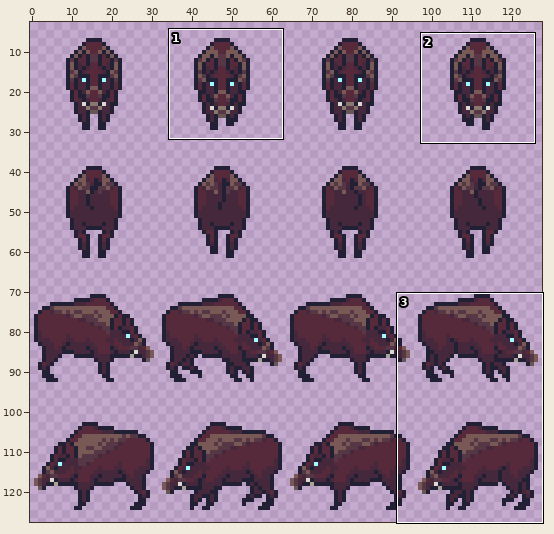
File history of a sprite sheet, Resources/Textures/_Impstation/Mobs/Animals/boar.rsi/boar_moving.png. The picture above shows the old version from afar; the outline marks the close-up.
Close-up. Before the commit:
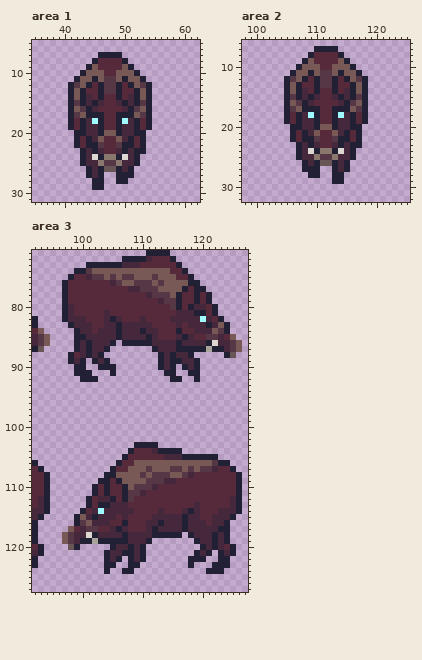
The file is 128x128 pixels. Shown: area 1: x 35..62, y 5..31; area 2: x 98..125, y 6..32; area 3: x 92..127, y 71..127. The wide view leaves out empty margins. The commit also changed other parts of the picture, which this record leaves out.
And afterwards:
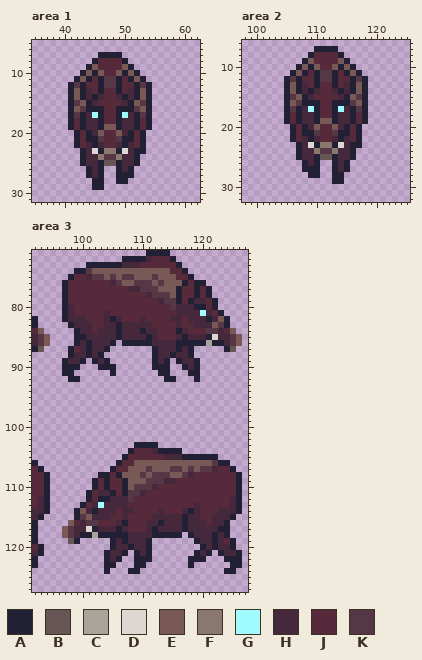
Palette (. is transparent): A #222034  B #685656  C #a9a39a  D #dcd7d0  E #795956  F #8a776e  G #9ffbff  H #45283c  J #56293b  K #563745
The edit:
Area 1:
y 10: x 45 E -> A; x 50 E -> A
y 11: x 44..46 EAE -> AJA; x 49..51 EAE -> AJA
y 12: x 43..44 EA -> AJ; x 51..52 AE -> JA
y 13: x 44 J -> H; x 47..48 KK -> JJ; x 51 J -> H
y 14: x 45..46 JA -> AH; x 49..50 AJ -> HA
y 15: x 43..46 AHAH -> EAHJ; x 49..52 HAHA -> JHAE
y 16: x 45..46 HJ -> AA; x 49..50 JH -> AA
y 17: x 43..45 EAA -> AHG; x 50..52 AAE -> GHA
y 18: x 45 G -> H; x 50 G -> H
y 19: x 47..48 JJ -> EE
y 20: x 43..44 AH -> JA; x 46..49 AEEA -> EJJE; x 51..52 HA -> AJ
y 21: x 45..46 HE -> AK; x 49..50 EH -> KA
y 22: x 44 A -> H; x 46 K -> H; x 49 K -> H; x 51 A -> H
y 23: x 45..50 AHJJHA -> DAFFAD
y 24: x 45..50 DAFFAD -> HFKKFH
y 25: x 46..49 FKKF -> ABBA
y 26: x 47..48 BB -> ..
Area 2:
y 10: x 109 E -> A; x 114 E -> A
y 11: x 108..110 EAE -> AJA; x 113..115 EAE -> AJA
y 12: x 107..108 EA -> AJ; x 115..116 AE -> JA
y 13: x 108 J -> H; x 111..112 KK -> JJ; x 115 J -> H
y 14: x 109..110 JA -> AH; x 113..114 AJ -> HA
y 15: x 107..110 AHAH -> EAHJ; x 113..116 HAHA -> JHAE
y 16: x 109..110 HJ -> AA; x 113..114 JH -> AA
y 17: x 107..109 EAA -> AHG; x 114..116 AAE -> GHA
y 18: x 109 G -> H; x 114 G -> H
y 19: x 111..112 JJ -> EE
y 20: x 107..108 AH -> JA; x 110..113 AEEA -> EJJE; x 115..116 HA -> AJ
y 21: x 109..110 HE -> AK; x 113..114 EH -> KA
y 22: x 108 A -> H; x 110 K -> H; x 113 K -> H; x 115 A -> H
y 23: x 109..114 AHJJHA -> DAFFAD
y 24: x 109..114 DAFFAD -> HFKKFH
y 25: x 110..113 FKKF -> ABBA
y 26: x 111..112 BB -> ..
Area 3:
y 76: x 117..118 EA -> AJ; x 120 . -> A
y 77: x 116..117 EA -> AJ; x 120..121 A. -> JA
y 79: x 118..122 JAJA. -> AHHJA
y 80: x 116..120 AJAHH -> HHHAA
y 81: x 119..123 AAJA. -> HGHJA
y 82: x 117 H -> J; x 120..124 GHJA. -> HAHEA
y 83: x 118 H -> J; x 121..123 AHE -> HEK
y 84: x 117 J -> H; x 119..125 HHHEKA. -> JJKKHJE
y 85: x 119..122 JJKK -> HHAD; x 124..126 JE. -> HKE
y 86: x 117..123 HHHHADH -> AAAACAA
y 87: x 98..99 .A -> AJ; x 117 A -> H; x 119..126 AACAAHKE -> .....AB.
y 88: x 99 J -> H; x 112..113 .A -> AH; x 124..125 AB -> ..
y 89: x 97..98 .A -> AH; x 112..115 .AHA -> AHA.
y 90: x 97..98 .. -> AA; x 100 A -> .; x 112 . -> A; x 114..115 HA -> A.
y 91: x 97..101 ..AAA -> AA...; x 113 . -> A; x 115 A -> .
y 92: x 98..102 ..AAA -> AA...; x 114 . -> A; x 116 A -> .
y 108: x 103 . -> A; x 105..106 AE -> JA
y 109: x 102..103 .A -> AJ; x 106..107 AE -> JA
y 111: x 101..105 .AJAJ -> AJHHA
y 112: x 103..107 HHAJA -> AAHHH
y 113: x 100..104 .AJAA -> AJHGH
y 114: x 99..103 .AJHG -> AEHAH; x 106 H -> J
y 115: x 100..102 EHA -> KEH; x 105 H -> J
y 116: x 98..104 .AKEHHH -> EJHKKJJ; x 106 J -> H
y 117: x 97..99 .EJ -> EKH; x 101..104 KKJJ -> DAHH
y 118: x 100..106 HDAHHHH -> AACAAAA
y 119: x 97..104 EKHAACAA -> .BA.....; x 106 A -> H; x 124..125 A. -> JA
y 120: x 98..99 BA -> ..; x 110..111 A. -> HA; x 124 J -> H
y 121: x 108..111 AHA. -> .AHA; x 125..126 A. -> HA
y 122: x 108..109 AH -> .A; x 111 . -> A; x 123 A -> .; x 125..126 .. -> AA
y 123: x 108 A -> .; x 110 . -> A; x 122..126 AAA.. -> ...AA
y 124: x 107 A -> .; x 109 . -> A; x 121..125 AAA.. -> ...AA
Where, in picture pixels (left, top, right, bottom), the same in both close-ups:
changed: (80, 70, 140, 172)
changed: (296, 64, 356, 166)
changed: (152, 280, 242, 382)
changed: (62, 346, 98, 382)
changed: (62, 472, 152, 574)
changed: (206, 538, 242, 574)
